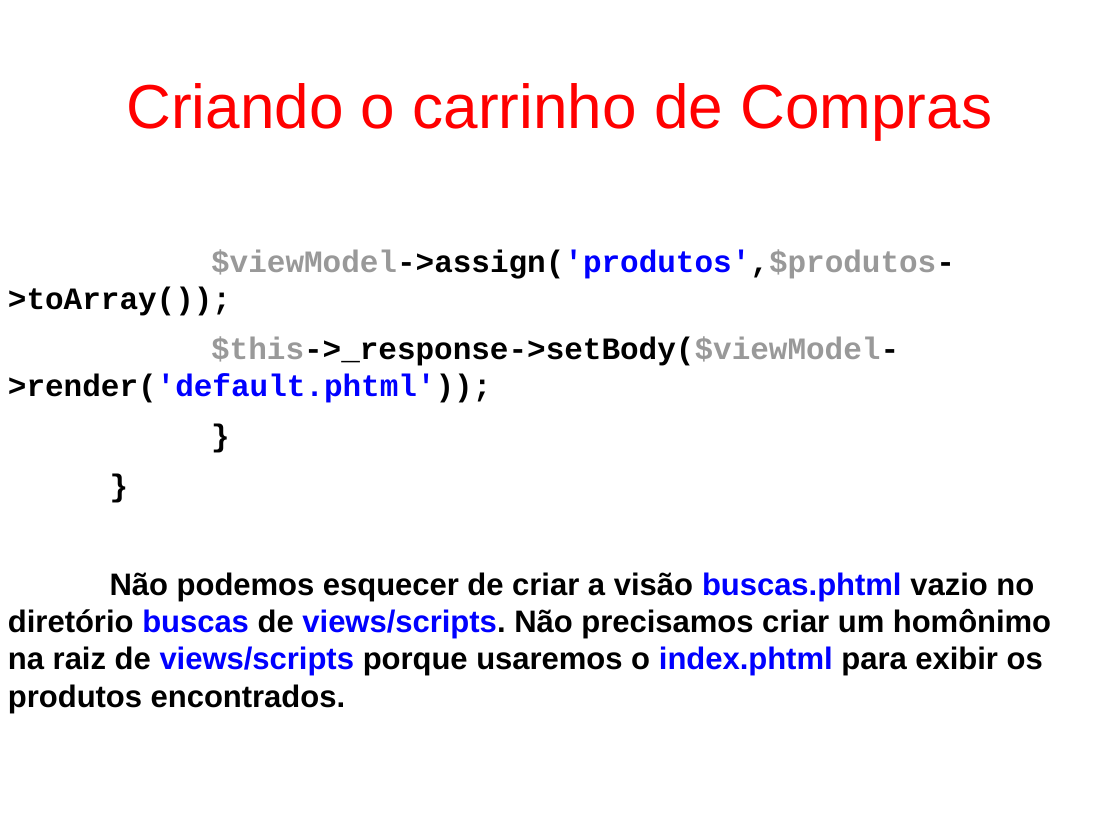
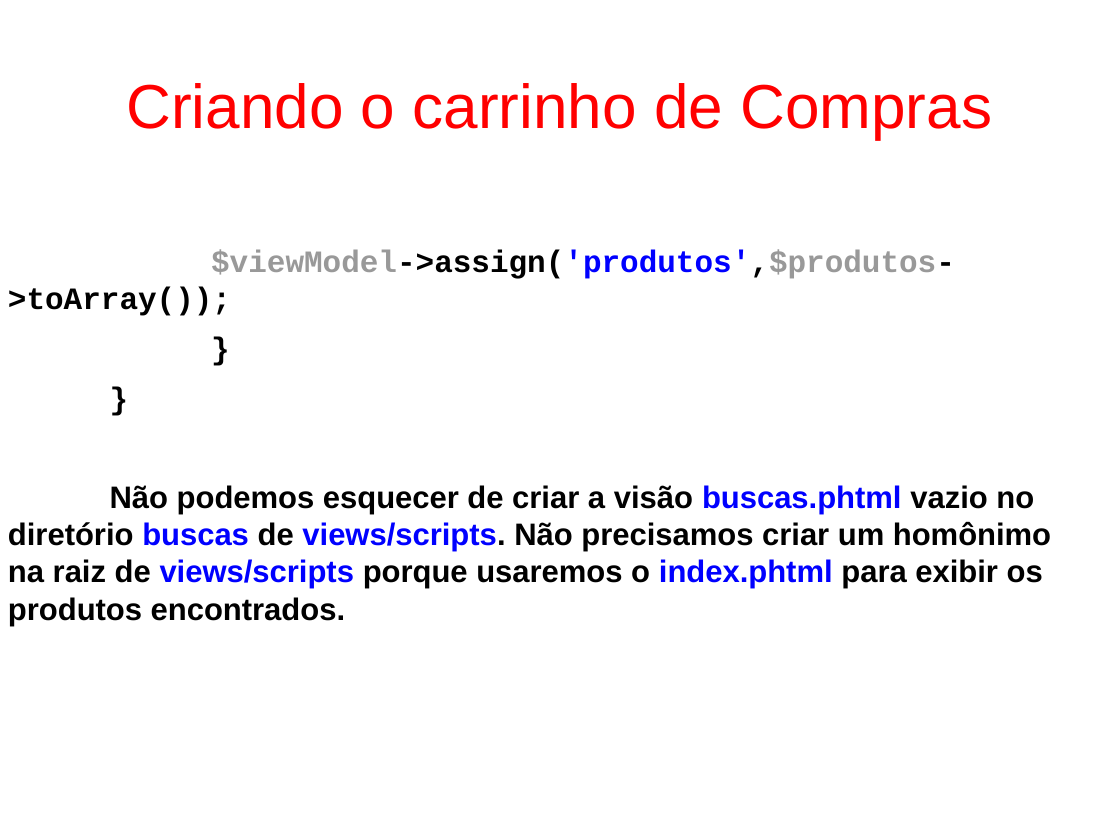
Before and after one commit to fgsl/lojasacme, a slide deck: slide 133 of docs/tutorial.odp. Drawn at 1120x840 pixels with LibreOffice and Linux fonts; fonts in the diff are those of the drawing. Boxes give left, top, right and bottom in pixels: in the first picture for what was removed or moved away, otherwise in the second. Text is boxed around its words. In the diff, an @@ line names an element or a change of style, - is before the commit and + after.

Commit message:
Remover uso do método obsoleto setBody #26

```diff
--- a/docs/tutorial.odp
+++ b/docs/tutorial.odp
@@ text at (x1=8, y1=337, x2=899, y2=403): paragraph removed @@
-$this->_response->setBody($viewModel->render('default.phtml'));
```
Also in this commit, not shown: 6 other slides changed.
